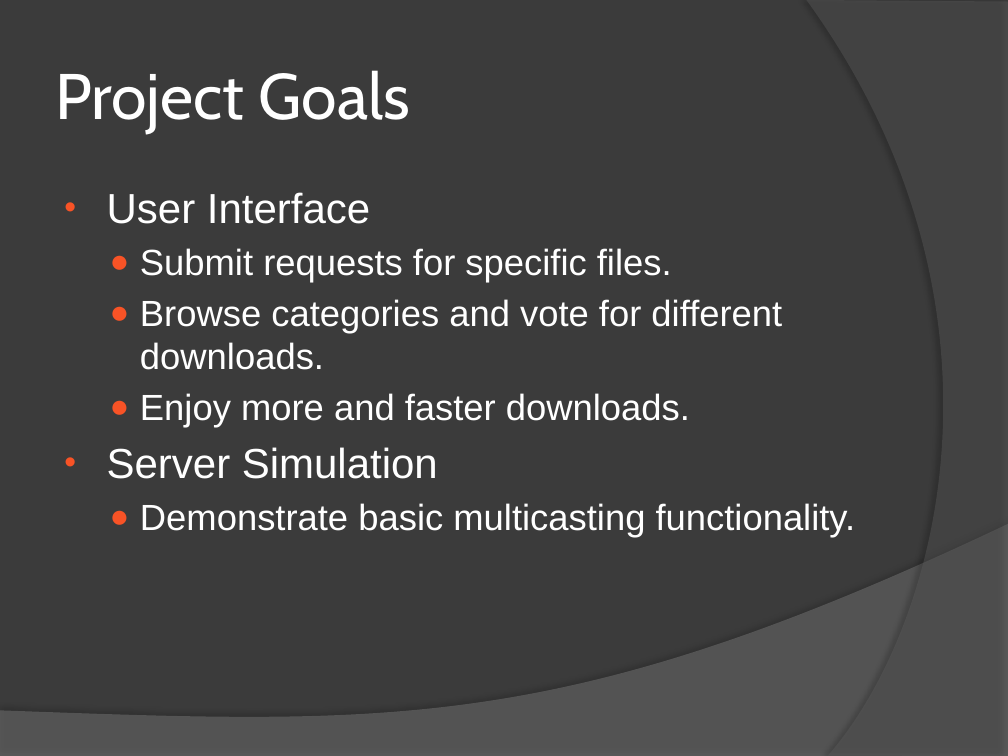
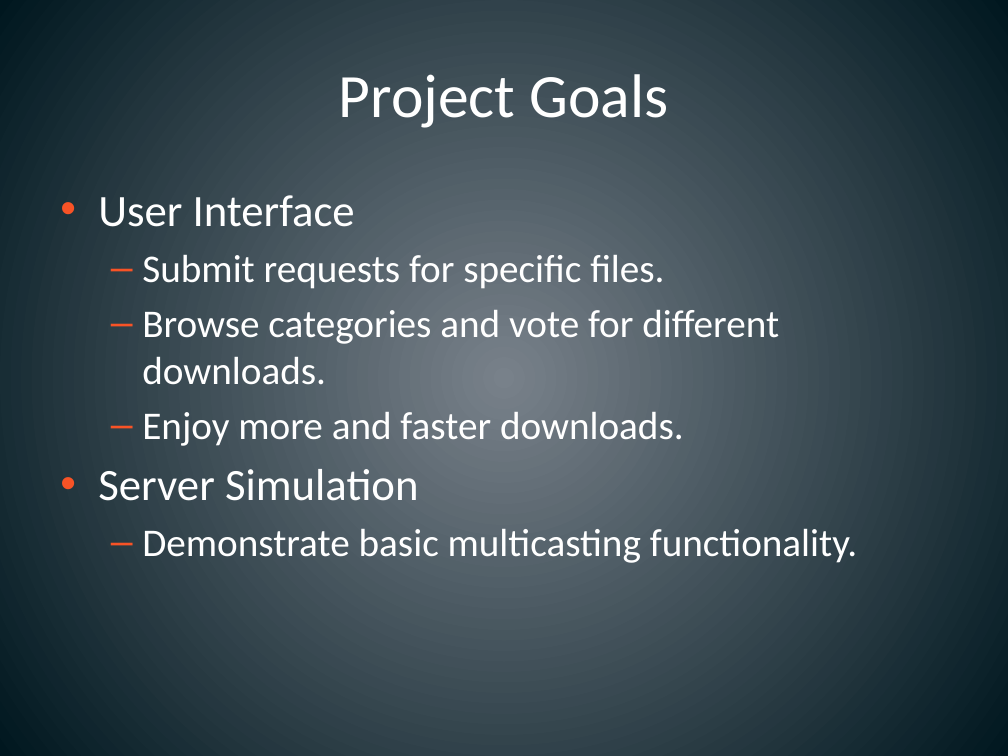
Before and after one commit to bsoe003/pingbots, a slide deck: slide 5 of Presentation/presentatio-final.pptx (slide 6 before the commit). Drawn at 1008x756 pixels with LibreOffice and Linux fonts; fonts in the diff are those of the drawing. Boxes give left, top, right and bottom in pixels: in the first picture for what was removed or moved away, otherwise in the second. Text is boxed around its words. In the diff, an @@ line names an element or a change of style, - is before the commit and + after.

```diff
--- a/Presentation/presentatio-final.pptx
+++ b/Presentation/presentatio-final.pptx
@@ background #3B3B3B to gradient #79828A to #00181F @@
@@ freeform shape removed at (x1=806, y1=0, x2=1008, y2=756) @@
@@ title "Project Goals" at (x1=339, y1=74, x2=668, y2=128): size 46 to 44 pt, font Cabin to Calibri; alignment left to centre @@
@@ text "User Interface" at (x1=98, y1=195, x2=857, y2=563): size 30 to 32 pt in "User Interface", "Server Simulation"; font Arial to Calibri; size 26 to 28 pt in "Submit requests for specific files.", "Browse categories and vote for different downloads.", "Enjoy more and faster downloads.", "Demonstrate basic multicasting functionality."; indent changed; bullet ● to – @@
@@ freeform shape removed at (x1=0, y1=524, x2=1008, y2=756) @@
```
Also in this commit, not shown: 4 other slides changed, 2 slides added, 3 slides removed.
